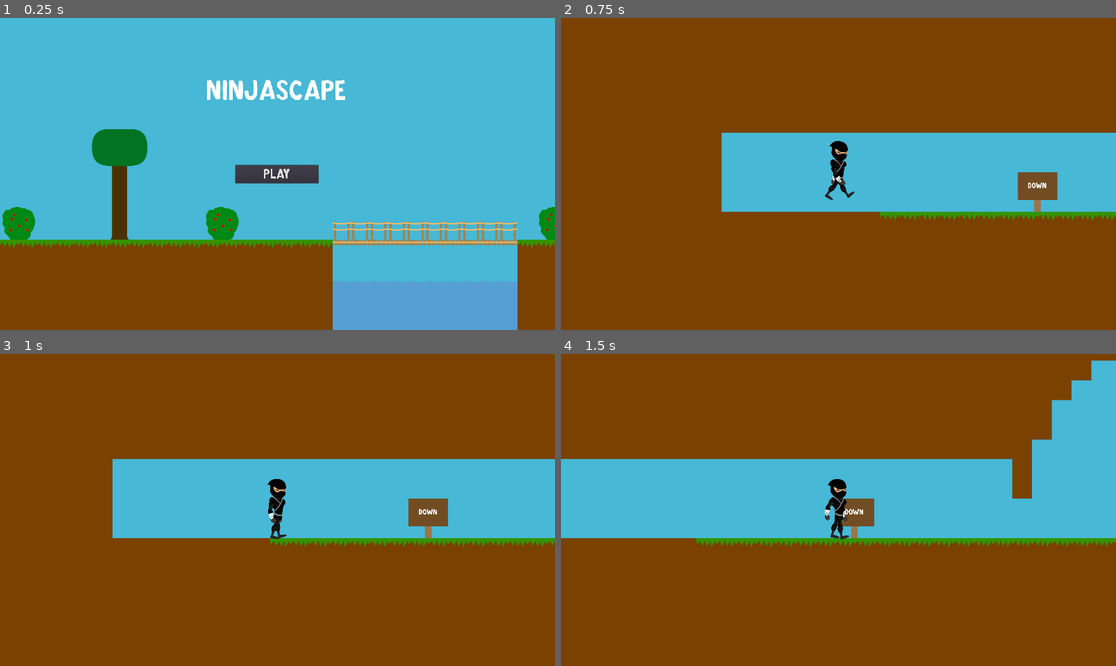
Above: before the commit, frames 1-4 (two rows, left to right).
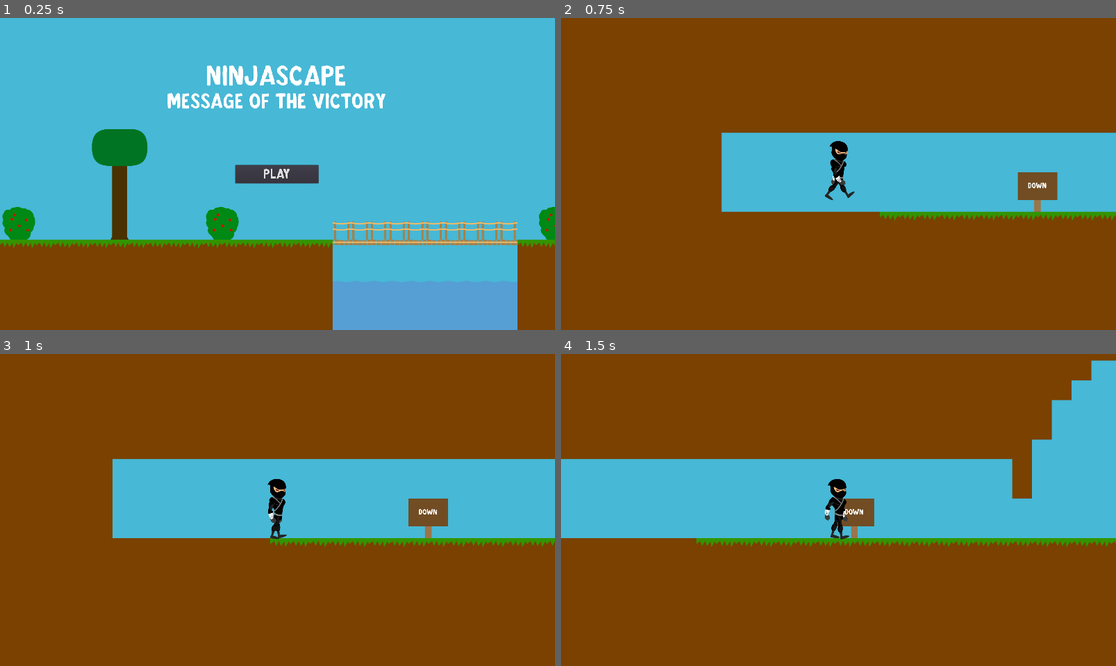
Above: after the commit, the same moments.

Repository: nathangranet/aoe_2020
Game: Godot game, scene res://scene/menu/MainMenu.tscn
Same seed, same stepped clock (60 frames per second), same inputs: the game is played once before the commit and once after it.
Inputs:
- Up to frame 1 (0.25 s): no input
- Up to frame 2 (0.75 s): click "Play" at 0.5 s
- Up to frame 3 (1 s): no input
- Up to frame 4 (1.5 s): tap E (movement_dash) at 1.35 s

The runs differ from the first frame. In frame 1, 2.3% of the frame differs, in the area x 30-70%, y 15-30%; in frame 2, nothing differs; in frame 3, nothing differs; in frame 4, nothing differs.

Commit message:
rename game

Diff:
--- a/project.godot
+++ b/project.godot
@@ -20,7 +20,7 @@
 
 [application]
 
-config/name="minijam_55"
+config/name="Ninjascape - Message of the victory"
 run/main_scene="res://scene/menu/MainMenu.tscn"
 config/icon="res://icon.png"
 
--- a/scene/menu/MainMenu.tscn
+++ b/scene/menu/MainMenu.tscn
@@ -11,6 +11,10 @@
 
 [sub_resource type="DynamicFont" id=2]
 size = 100
+font_data = ExtResource( 1 )
+
+[sub_resource type="DynamicFont" id=3]
+size = 75
 font_data = ExtResource( 1 )
 
 [node name="MainMenu" type="Control"]
@@ -51,11 +55,25 @@
 anchor_left = 0.5
 anchor_right = 0.5
 margin_left = -391.5
-margin_top = 200.0
+margin_top = 150.0
 margin_right = 391.5
 margin_bottom = 105.0
 custom_fonts/font = SubResource( 2 )
 text = "ninjascape"
+align = 1
+__meta__ = {
+"_edit_use_anchors_": false
+}
+
+[node name="Label2" type="Label" parent="."]
+anchor_left = 0.5
+anchor_right = 0.5
+margin_left = -391.5
+margin_top = 250.0
+margin_right = 391.5
+margin_bottom = 105.0
+custom_fonts/font = SubResource( 3 )
+text = "message of the victory"
 align = 1
 __meta__ = {
 "_edit_use_anchors_": false
Not shown: 1 places in scene/menu/MainMenu.tscn that only renumber resources
